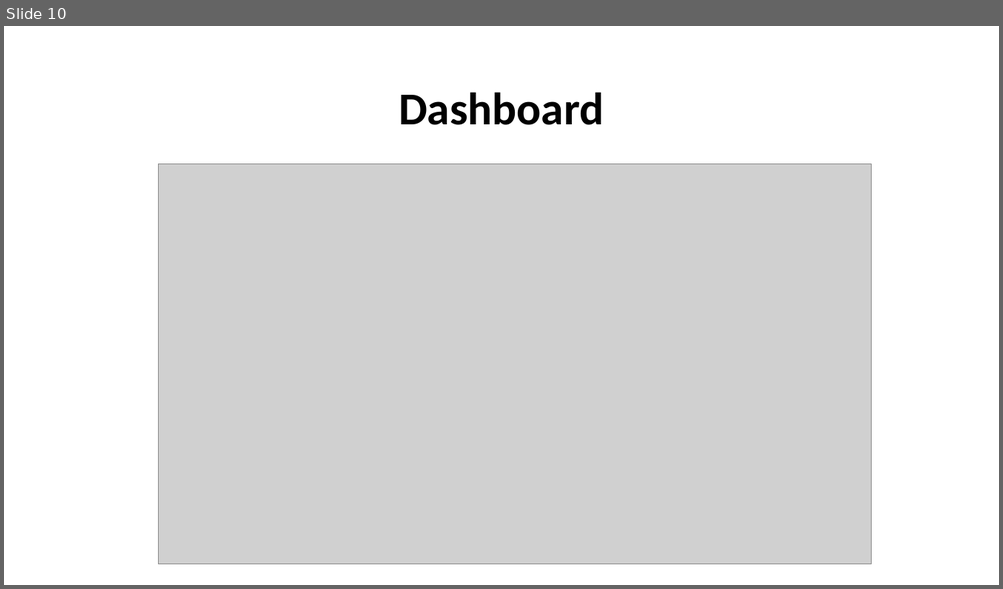
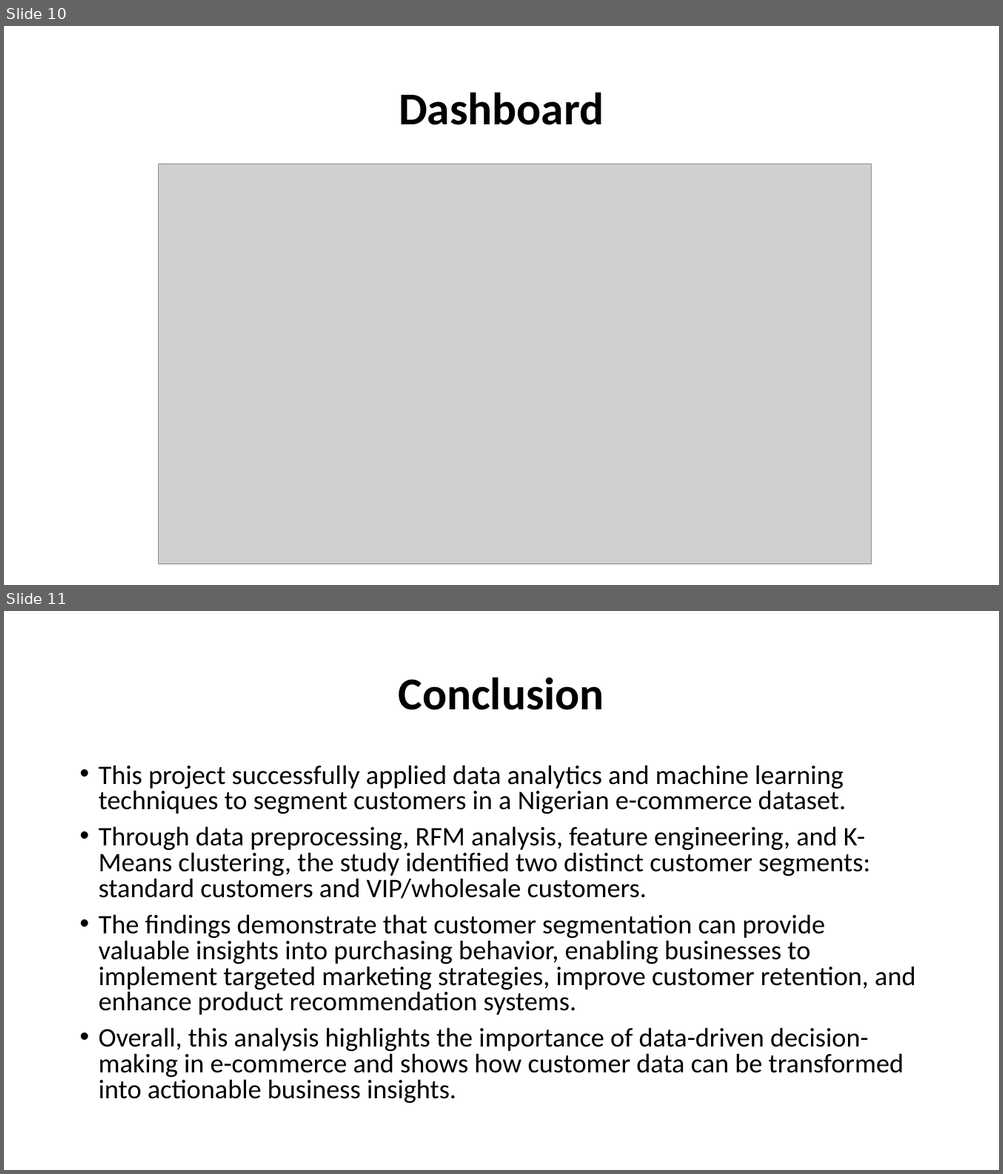
Before and after one commit to johnsteven9988776655/Nigerian_e-commerce, a slide deck: Customer Segmentation Analysis for Nigerian E-Commerce.pptx. Shown one above the other, each under a label of ours: slide 10 before the commit, slides 10 and 11 after it. The pictures are 1003x589 and 1003x1174 pixels, drawn with LibreOffice and Linux fonts; fonts in the diff are those of the drawing; grey boxes stand for pictures. Boxes give left, top, right and bottom in pixels: in the first picture for what was removed or moved away, otherwise in the second. Text is boxed around its words. In the diff, an @@ line names an element or a change of style, - is before the commit and + after.

```diff
--- a/Customer Segmentation Analysis for Nigerian E-Commerce.pptx
+++ b/Customer Segmentation Analysis for Nigerian E-Commerce.pptx
@@ slide 11 added at <box>4,611,999,1170</box>, background #FFFFFF @@
@@ title added at <box>398,677,604,710</box>, 44 pt, text #000000, bold @@
+Conclusion
@@ text added at <box>99,765,915,1104</box>, 25.9 pt, text #000000 @@
+• This project successfully applied data analytics and machine learning techniques to segment customers in a Nigerian e-commerce dataset.
+• Through data preprocessing, RFM analysis, feature engineering, and K-Means clustering, the study identified two distinct customer segments: standard customers and VIP/wholesale customers.
+• The findings demonstrate that customer segmentation can provide valuable insights into purchasing behavior, enabling businesses to implement targeted marketing strategies, improve customer retention, and enhance product recommendation systems.
+• Overall, this analysis highlights the importance of data-driven decision-making in e-commerce and shows how customer data can be transformed into actionable business insights.
```
Also in this commit, not shown: 1 slide changed.
